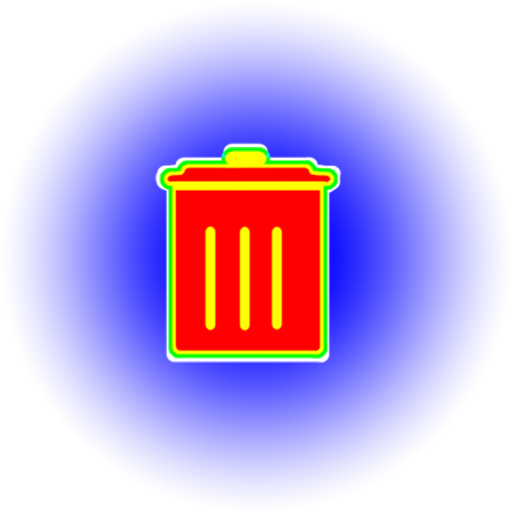
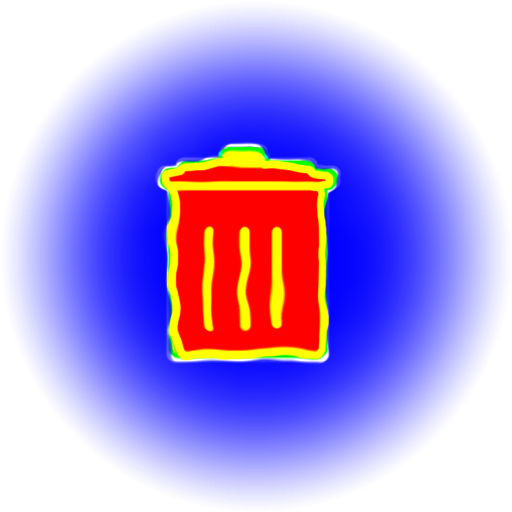
Layer changes from the first 512x512 image to the second:
added layer "viewport_mask копия" above "viewport_mask" over [4, 4, 509, 509]
